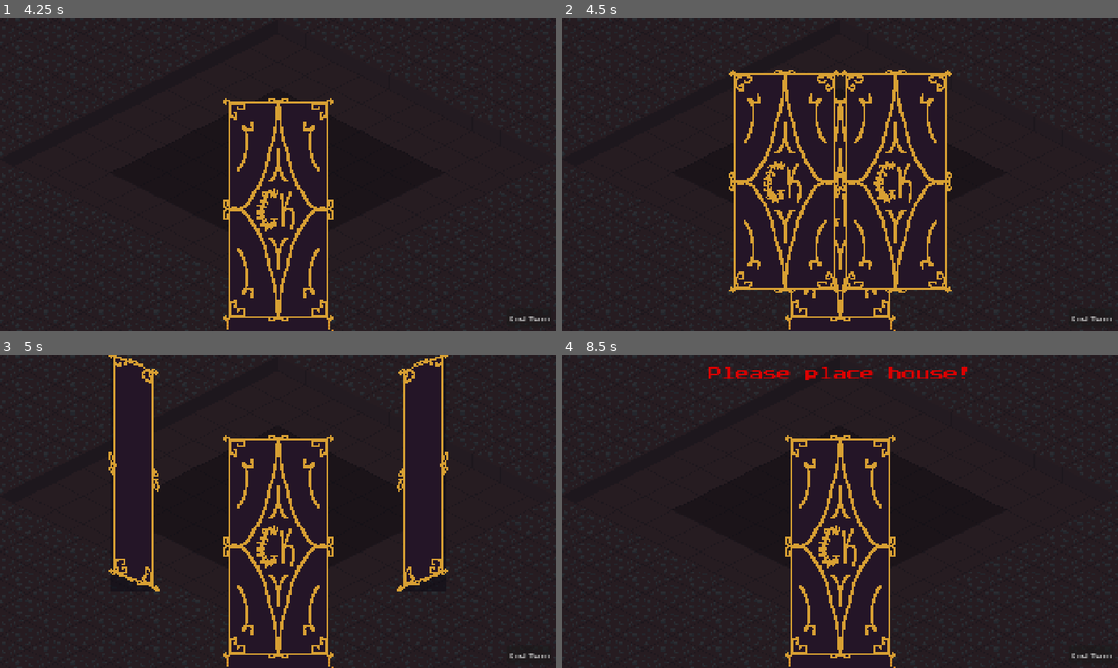
Above: before the commit, frames 1-4 (two rows, left to right).
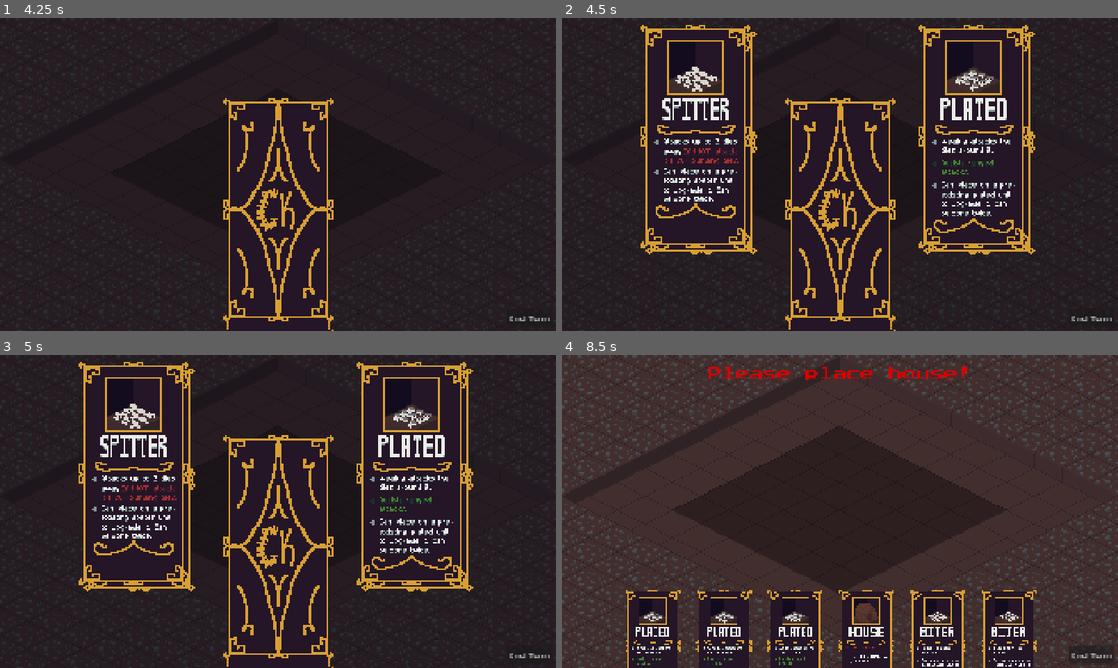
Above: after the commit, the same moments.

Repository: LogCheung/Critterking
Game: Godot game, scene res://World/Scenes/world.tscn
The game is run twice, just before and just after one commit, with the same random seed, the same clock (stepped at 60 frames per second) and the same inputs.
Inputs (mouse positions are in pixels of both pictures, inside the frame that each line leads up to):
- Up to frame 1 (4.25 s): click (500, 136) at 0.5 s; click (455, 315) at 1.25 s; click (500, 212) at 2 s; click (278, 255) at 2.75 s; click (500, 58) at 3.5 s
- Up to frame 2 (4.5 s): click (834, 215) at 4.25 s
- Up to frame 3 (5 s): no input
- Up to frame 4 (8.5 s): click "End Turn" at 5 s; click (695, 473) at 5.77 s; click (834, 552) at 6.5 s; click "End Turn" at 7.25 s; click (695, 473) at 8.02 s

Frame 1 is identical in both runs. In frame 2, 14% of the frame differs, in the area x 14-86%, y 2-88%; in frame 3, 8.8%; in frame 4, 69%, in the area x 0-100%, y 0-100%.

Commit message:
notdeathanimations

Diff:
--- a/minibadkings/UI/Scenes/ui.tscn
+++ b/minibadkings/UI/Scenes/ui.tscn
@@ -41,6 +41,78 @@
 "update": 1,
 "values": [0]
 }
+tracks/1/type = "value"
+tracks/1/imported = false
+tracks/1/enabled = true
+tracks/1/path = NodePath("mainmenu/main:modulate")
+tracks/1/interp = 1
+tracks/1/loop_wrap = true
+tracks/1/keys = {
+"times": PackedFloat32Array(0),
+"transitions": PackedFloat32Array(1),
+"update": 0,
+"values": [Color(1, 1, 1, 1)]
+}
+tracks/2/type = "value"
+tracks/2/imported = false
+tracks/2/enabled = true
+tracks/2/path = NodePath("crtrMenu:volume_db")
+tracks/2/interp = 1
+tracks/2/loop_wrap = true
+tracks/2/keys = {
+"times": PackedFloat32Array(0),
+"transitions": PackedFloat32Array(1),
+"update": 0,
+"values": [0.0]
+}
+tracks/3/type = "value"
+tracks/3/imported = false
+tracks/3/enabled = true
+tracks/3/path = NodePath("gameover/over:modulate")
+tracks/3/interp = 1
+tracks/3/loop_wrap = true
+tracks/3/keys = {
+"times": PackedFloat32Array(0),
+"transitions": PackedFloat32Array(1),
+"update": 0,
+"values": [Color(1, 1, 1, 0)]
+}
+tracks/4/type = "value"
+tracks/4/imported = false
+tracks/4/enabled = true
+tracks/4/path = NodePath("crtrOver:volume_db")
+tracks/4/interp = 1
+tracks/4/loop_wrap = true
+tracks/4/keys = {
+"times": PackedFloat32Array(0),
+"transitions": PackedFloat32Array(1),
+"update": 0,
+"values": [0.0]
+}
+tracks/5/type = "value"
+tracks/5/imported = false
+tracks/5/enabled = true
+tracks/5/path = NodePath("crtrNight:volume_db")
+tracks/5/interp = 1
+tracks/5/loop_wrap = true
+tracks/5/keys = {
+"times": PackedFloat32Array(0),
+"transitions": PackedFloat32Array(1),
+"update": 0,
+"values": [0.0]
+}
+tracks/6/type = "value"
+tracks/6/imported = false
+tracks/6/enabled = true
+tracks/6/path = NodePath("crtrDay:volume_db")
+tracks/6/interp = 1
+tracks/6/loop_wrap = true
+tracks/6/keys = {
+"times": PackedFloat32Array(0),
+"transitions": PackedFloat32Array(1),
+"update": 0,
+"values": [0.0]
+}
 
 [sub_resource type="Animation" id="Animation_titua"]
 resource_name = "cardhide"
@@ -108,11 +180,147 @@
 }]
 }
 
+[sub_resource type="Animation" id="Animation_n2q0n"]
+resource_name = "MainToGame"
+tracks/0/type = "value"
+tracks/0/imported = false
+tracks/0/enabled = true
+tracks/0/path = NodePath("mainmenu/main:modulate")
+tracks/0/interp = 1
+tracks/0/loop_wrap = true
+tracks/0/keys = {
+"times": PackedFloat32Array(0, 0.5),
+"transitions": PackedFloat32Array(1, 1),
+"update": 0,
+"values": [Color(1, 1, 1, 1), Color(1, 1, 1, 0)]
+}
+tracks/1/type = "value"
+tracks/1/imported = false
+tracks/1/enabled = true
+tracks/1/path = NodePath("crtrMenu:volume_db")
+tracks/1/interp = 1
+tracks/1/loop_wrap = true
+tracks/1/keys = {
+"times": PackedFloat32Array(0, 0.5),
+"transitions": PackedFloat32Array(1, 1),
+"update": 0,
+"values": [0.0, -80.0]
+}
+
+[sub_resource type="Animation" id="Animation_6dw6b"]
+resource_name = "Lose"
+tracks/0/type = "value"
+tracks/0/imported = false
+tracks/0/enabled = true
+tracks/0/path = NodePath("gameover/over:modulate")
+tracks/0/interp = 1
+tracks/0/loop_wrap = true
+tracks/0/keys = {
+"times": PackedFloat32Array(0, 0.5),
+"transitions": PackedFloat32Array(1, 1),
+"update": 0,
+"values": [Color(1, 1, 1, 0), Color(1, 1, 1, 1)]
+}
+tracks/1/type = "value"
+tracks/1/imported = false
+tracks/1/enabled = true
+tracks/1/path = NodePath("crtrNight:volume_db")
+tracks/1/interp = 1
+tracks/1/loop_wrap = true
+tracks/1/keys = {
+"times": PackedFloat32Array(0, 0.5),
+"transitions": PackedFloat32Array(1, 1),
+"update": 0,
+"values": [0.0, -80.0]
+}
+tracks/2/type = "value"
+tracks/2/imported = false
+tracks/2/enabled = true
+tracks/2/path = NodePath("crtrDay:volume_db")
+tracks/2/interp = 1
+tracks/2/loop_wrap = true
+tracks/2/keys = {
+"times": PackedFloat32Array(0, 0.5),
+"transitions": PackedFloat32Array(1, 1),
+"update": 0,
+"values": [0.0, -80.0]
+}
+
+[sub_resource type="Animation" id="Animation_yqd36"]
+resource_name = "playAgain"
+tracks/0/type = "value"
+tracks/0/imported = false
+tracks/0/enabled = true
+tracks/0/path = NodePath("gameover/over:modulate")
+tracks/0/interp = 1
+tracks/0/loop_wrap = true
+tracks/0/keys = {
+"times": PackedFloat32Array(0, 0.5),
+"transitions": PackedFloat32Array(1, 1),
+"update": 0,
+"values": [Color(1, 1, 1, 1), Color(1, 1, 1, 0)]
+}
+tracks/1/type = "value"
+tracks/1/imported = false
+tracks/1/enabled = true
+tracks/1/path = NodePath("crtrOver:volume_db")
+tracks/1/interp = 1
+tracks/1/loop_wrap = true
+tracks/1/keys = {
+"times": PackedFloat32Array(0, 0.5),
+"transitions": PackedFloat32Array(1, 1),
+"update": 0,
+"values": [0.0, -80.0]
+}
+
+[sub_resource type="Animation" id="Animation_oemsu"]
+resource_name = "LoseToTitle"
+tracks/0/type = "value"
+tracks/0/imported = false
+tracks/0/enabled = true
+tracks/0/path = NodePath("gameover/over:modulate")
+tracks/0/interp = 1
+tracks/0/loop_wrap = true
+tracks/0/keys = {
+"times": PackedFloat32Array(0, 0.5),
+"transitions": PackedFloat32Array(1, 1),
+"update": 0,
+"values": [Color(1, 1, 1, 1), Color(1, 1, 1, 0)]
+}
+tracks/1/type = "value"
+tracks/1/imported = false
+tracks/1/enabled = true
+tracks/1/path = NodePath("mainmenu/main:modulate")
+tracks/1/interp = 1
+tracks/1/loop_wrap = true
+tracks/1/keys = {
+"times": PackedFloat32Array(0, 0.5),
+"transitions": PackedFloat32Array(1, 1),
+"update": 0,
+"values": [Color(1, 1, 1, 0), Color(1, 1, 1, 1)]
+}
+tracks/2/type = "value"
+tracks/2/imported = false
+tracks/2/enabled = true
+tracks/2/path = NodePath("crtrOver:volume_db")
+tracks/2/interp = 1
+tracks/2/loop_wrap = true
+tracks/2/keys = {
+"times": PackedFloat32Array(0, 0.5),
+"transitions": PackedFloat32Array(1, 1),
+"update": 0,
+"values": [0.0, -80.0]
+}
+
 [sub_resource type="AnimationLibrary" id="AnimationLibrary_pyqth"]
 _data = {
+&"Lose": SubResource("Animation_6dw6b"),
+&"LoseToTitle": SubResource("Animation_oemsu"),
+&"MainToGame": SubResource("Animation_n2q0n"),
 &"RESET": SubResource("Animation_2fejo"),
 &"cardhide": SubResource("Animation_titua"),
-&"cardshow": SubResource("Animation_rbgpe")
+&"cardshow": SubResource("Animation_rbgpe"),
+&"playAgain": SubResource("Animation_yqd36")
 }
 
 [node name="UI" type="CanvasLayer"]
@@ -373,6 +581,7 @@
 mouse_filter = 2
 
 [node name="over" type="Sprite2D" parent="gameover"]
+modulate = Color(1, 1, 1, 0)
 texture = ExtResource("7_ftqev")
 offset = Vector2(960, 540)
 
--- a/minibadkings/UI/Scripts/ui.gd
+++ b/minibadkings/UI/Scripts/ui.gd
@@ -13,6 +13,8 @@
 @onready var end_turn: Control = %EndTurn
 @onready var gameover: Control = %gameover
 @onready var pausemenu: Control = %pausemenu
+@onready var crtr_day: AudioStreamPlayer = %crtrDay
+@onready var crtr_night: AudioStreamPlayer = %crtrNight
 
 
 func _process(delta: float) -> void:
@@ -88,6 +90,11 @@
 
 func on_game_over() -> void:
 	gameover.show()
+	$AnimationPlayer.play("Lose")
+	await anim.animation_finished
+	%crtrNight.stop()
+	%crtrDay.stop()
+	%crtrOver.play()
 	%nights.text = str(Global.nights)
 
 func _on_show_pressed() -> void:
@@ -104,21 +111,29 @@
 
 func _on_play_pressed() -> void:
 	%Button.play()
+	$AnimationPlayer.play("MainToGame")
+	await anim.animation_finished
+	%crtrMenu.stop()
 	mainmenu.hide()
-	%crtrMenu.stop()
 	world.start_day()
+	%crtrDay.play()
+	$AnimationPlayer.play("RESET")
 
 func _on_help_pressed() -> void:
 	%Button.play()
 	%crtrPause.play()
+	%crtrMenu.stop()
 	help.show()
+	mainmenu.hide()
 	pass # Replace with function body.
 
 
 func _on_settings_pressed() -> void:
 	%Button.play()
 	%crtrPause.play()
+	%crtrMenu.stop()
 	settings.show()
+	mainmenu.hide()
 	pass # Replace with function body.
 
 
@@ -128,16 +143,24 @@
 
 func _on_backhelp_pressed() -> void:
 	%Button.play()
-	if !%crtrPause.playing:
+	help.hide()
+	mainmenu.show()
+	if !%crtrPause.playing and pausemenu.visible:
 		%crtrPause.play()
-	help.hide()
+	else:
+		%crtrPause.stop()
+		%crtrMenu.play()
 	pass # Replace with function body.
 
 func _on_settingsback_pressed() -> void:
 	%Button.play()
-	if !%crtrPause.playing:
+	settings.hide()
+	mainmenu.show()
+	if !%crtrPause.playing and pausemenu.visible:
 		%crtrPause.play()
-	settings.hide()
+	else:
+		%crtrPause.stop()
+		%crtrMenu.play()
 	pass # Replace with function body.
 
 func _on_endturn_pressed() -> void:
@@ -152,13 +175,24 @@
 
 func _on_newgame_pressed() -> void:
 	print("ok")
+	$AnimationPlayer.play("playAgain")
+	await anim.animation_finished
+	%crtrOver.stop()
 	gameover.hide()
 	world.new_game()
 	world.start_day()
+	%crtrDay.play()
+	$AnimationPlayer.play("RESET")
 
 func _on_title_pressed() -> void:
+	%Button.play()
+	mainmenu.show()
+	$AnimationPlayer.play("LoseToTitle")
+	await anim.animation_finished
+	%crtrOver.stop()
 	gameover.hide()
-	mainmenu.show()
+	%crtrMenu.play()
+	$AnimationPlayer.play("RESET")
 
 
 func _on_continue_pressed() -> void:
--- a/minibadkings/Units/Scenes/unit_group.tscn
+++ b/minibadkings/Units/Scenes/unit_group.tscn
@@ -1,8 +1,9 @@
-[gd_scene load_steps=5 format=3 uid="uid://bytyqloqmpx5r"]
+[gd_scene load_steps=6 format=3 uid="uid://bytyqloqmpx5r"]
 
 [ext_resource type="Script" uid="uid://ckgu67whte16x" path="res://Units/Scripts/unit_group.gd" id="1_onkey"]
 [ext_resource type="AudioStream" uid="uid://dcqngsl7y76w1" path="res://Audio/sfx/Select.tres" id="2_x7lgr"]
 [ext_resource type="AudioStream" uid="uid://cutrpc1r2tugc" path="res://Audio/sfx/Place.tres" id="3_g72jt"]
+[ext_resource type="AudioStream" uid="uid://iffhigsoh7po" path="res://Audio/sfx/Merge.tres" id="4_yeebr"]
 
 [sub_resource type="ConvexPolygonShape2D" id="ConvexPolygonShape2D_onkey"]
 points = PackedVector2Array(0, -16, 32, 0, 0, 16, -32, 0)
@@ -28,6 +29,10 @@
 unique_name_in_owner = true
 stream = ExtResource("3_g72jt")
 
+[node name="Merge" type="AudioStreamPlayer" parent="."]
+unique_name_in_owner = true
+stream = ExtResource("4_yeebr")
+
 [connection signal="input_event" from="SelectArea" to="." method="_on_select_area_input_event"]
 [connection signal="mouse_entered" from="SelectArea" to="." method="_on_select_area_mouse_entered"]
 [connection signal="mouse_exited" from="SelectArea" to="." method="_on_select_area_mouse_exited"]
--- a/minibadkings/Units/Scripts/ally.gd
+++ b/minibadkings/Units/Scripts/ally.gd
@@ -24,6 +24,7 @@
 		max_health = max_health + 1
 		health = max_health
 		damage = damage + 1
+
 
 	super._ready()
 	selected.connect(on_selected)
@@ -128,6 +129,8 @@
 func match_type() -> void:
 	match type:
 		TYPE.MELEE:
+			if upgraded:
+				sprite_2d.texture = UPMELEENORMALSE
 			return
 		TYPE.RANGED:
 			sprite_2d.texture = RANGEDNORMALSE
@@ -136,9 +139,13 @@
 			var visionShape : CollisionShape2D = vision.get_child(0)
 			visionShape.shape.radius = 120
 			attack_cd.wait_time = 4
+			if upgraded:
+				sprite_2d.texture = UPRANGEDNORMALSE
 		TYPE.SHIELDED:
 			sprite_2d.texture = SHIELDEDNORMALSE
 			damage = 1
+			if upgraded:
+				sprite_2d.texture = UPSHIELDEDNORMALSE
 
 func match_sprite() -> void:
 	match type:
--- a/minibadkings/Units/Scripts/unit_group.gd
+++ b/minibadkings/Units/Scripts/unit_group.gd
@@ -86,6 +86,7 @@
 		h.sprite_2d.material = h.HIGHLIGHT if highlight else null
 
 func on_being_upgraded() -> void:
+	%Merge.play()
 	if !upgraded:
 		upgraded = true
 	elif upgraded:
--- a/minibadkings/World/Scripts/world.gd
+++ b/minibadkings/World/Scripts/world.gd
@@ -29,7 +29,7 @@
 	night_ended.connect(on_night_ended)
 	enemy_group_eliminated.connect(on_enemy_group_eliminated)
 
-	Engine.time_scale = 1
+	Engine.time_scale = 8
 	new_game()
 
 func new_game() -> void:
@@ -164,6 +164,8 @@
 
 func start_day() -> void:
 	print("day")
+	ui.crtr_night.stop()
+	ui.crtr_day.play()
 	# progress nights
 	Global.nights += 1
 	check_nights()
Not shown: 1 places in minibadkings/UI/Scenes/ui.tscn that only renumber resources
